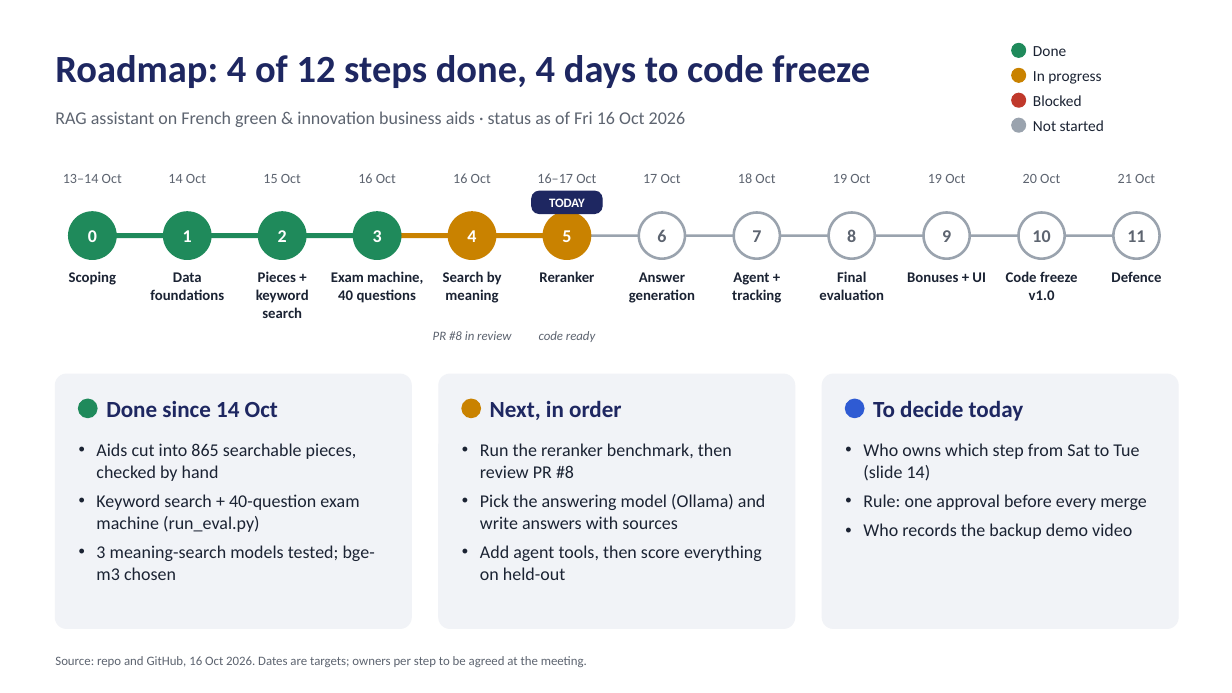
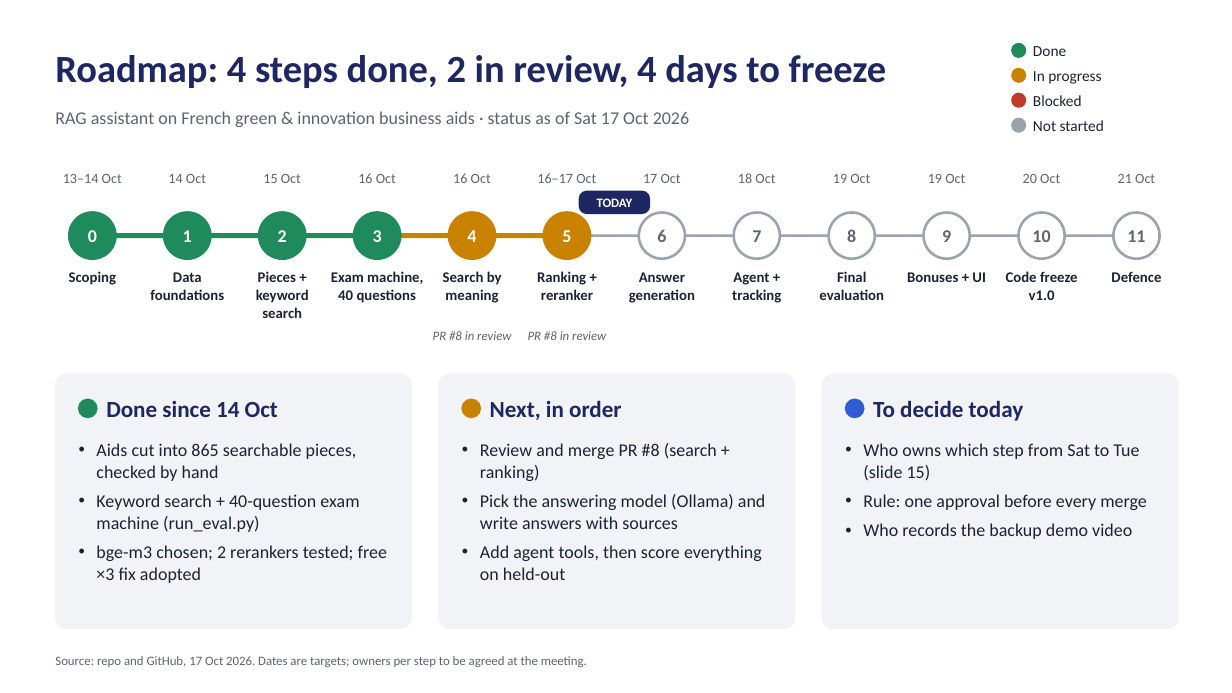
Before and after one commit to PaulinR28/RAG-agentic-assistant-on-French-open-data, a slide deck: slide 1 of docs/status/project-roadmap-v2.pptx. Drawn at 1232x693 pixels with LibreOffice and Linux fonts; fonts in the diff are those of the drawing. Boxes give left, top, right and bottom in pixels: in the first picture for what was removed or moved away, otherwise in the second. Text is boxed around its words. In the diff, an @@ line names an element or a change of style, - is before the commit and + after.

```diff
--- a/docs/status/project-roadmap-v2.pptx
+++ b/docs/status/project-roadmap-v2.pptx
@@ title at bbox=[55, 55, 887, 88]: text changed @@
-Roadmap: 4 of 12 steps done, 4 days to code freeze
+Roadmap: 4 steps done, 2 in review, 4 days to freeze
@@ text at bbox=[55, 111, 689, 127]: text changed @@
-RAG assistant on French green & innovation business aids · status as of Fri 16 Oct 2026
+RAG assistant on French green & innovation business aids · status as of Sat 17 Oct 2026
@@ text "TODAY": place and size @@
-text "TODAY" at bbox=[549, 198, 585, 207]
+text "TODAY" at bbox=[597, 198, 633, 207]
@@ rounded rectangle: place and size @@
-rounded rectangle at bbox=[532, 191, 603, 213]
+rounded rectangle at bbox=[579, 191, 650, 213]
@@ text at bbox=[537, 271, 593, 300]: text changed @@
-Reranker
+Ranking + reranker
@@ text at bbox=[528, 331, 606, 340]: text changed @@
-code ready
+PR #8 in review
@@ text at bbox=[480, 443, 717, 481]: text changed @@
-• Run the reranker benchmark, then review PR #8
+• Review and merge PR #8 (search + ranking)
@@ text at bbox=[863, 443, 1139, 481]: text changed @@
-• Who owns which step from Sat to Tue (slide 14)
+• Who owns which step from Sat to Tue (slide 15)
@@ text at bbox=[96, 545, 387, 583]: text changed @@
-• 3 meaning-search models tested; bge-m3 chosen
+• bge-m3 chosen; 2 rerankers tested; free ×3 fix adopted
@@ text at bbox=[55, 656, 587, 667]: text changed @@
-Source: repo and GitHub, 16 Oct 2026. Dates are targets; owners per step to be agreed at the meeting.
+Source: repo and GitHub, 17 Oct 2026. Dates are targets; owners per step to be agreed at the meeting.
```
Also in this commit, not shown: 3 other slides changed, 1 slide added.
